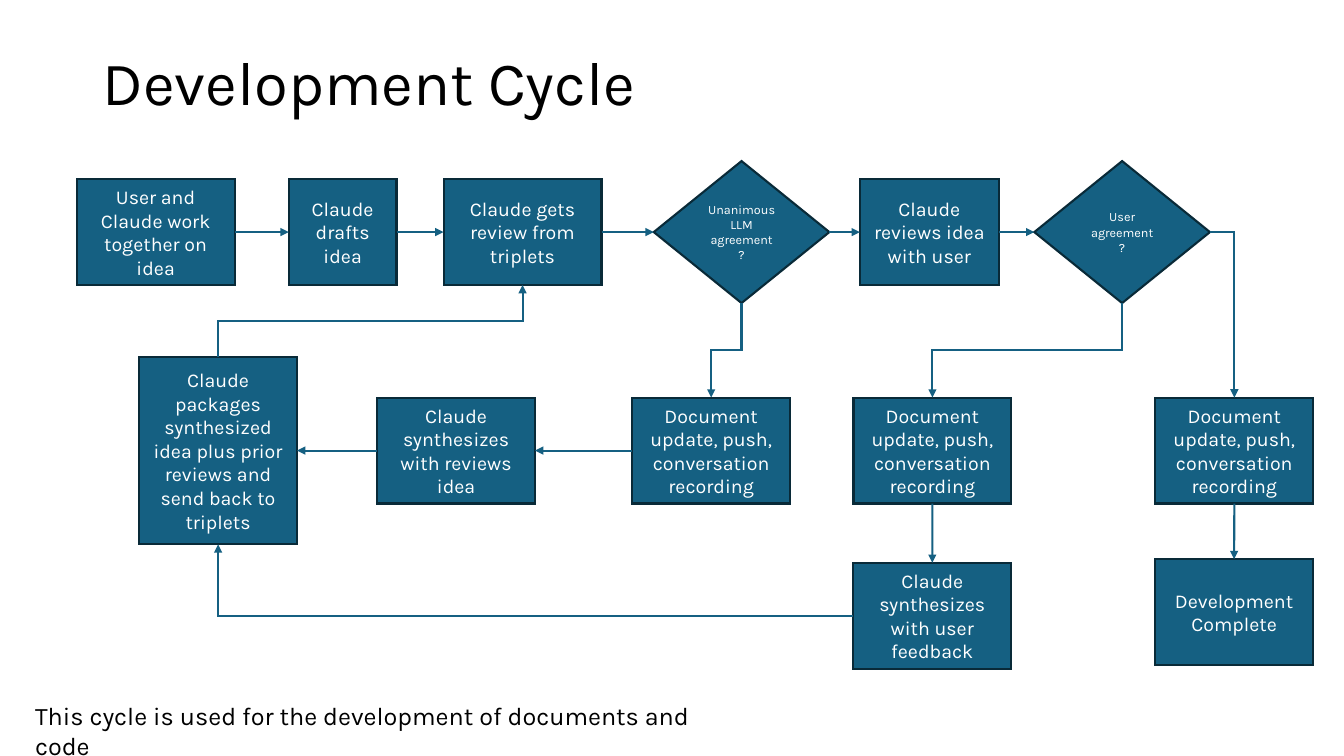
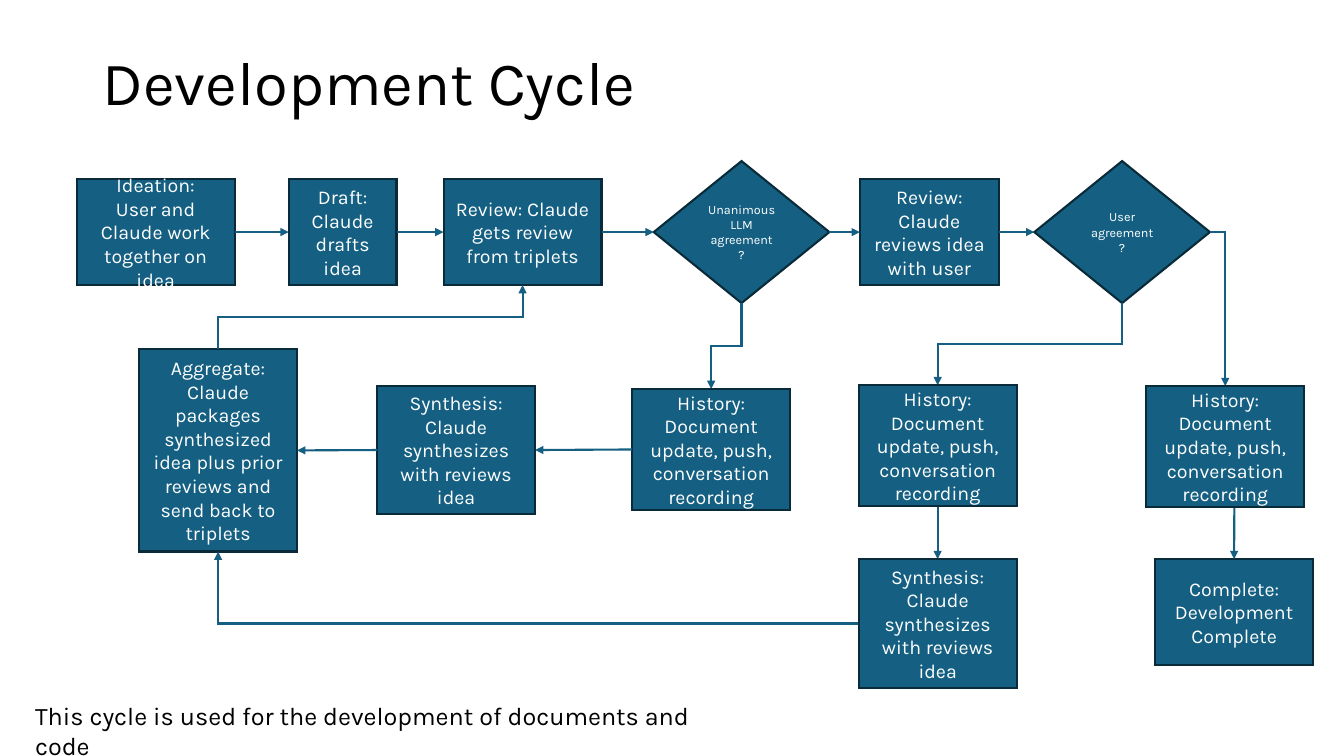
Before and after one commit to rmdevpro/ICCM, a slide deck: slide 3 of architecture/General Architecture.pptx. Drawn at 1344x756 pixels with LibreOffice and Linux fonts; fonts in the diff are those of the drawing. Boxes give left, top, right and bottom in pixels: in the first picture for what was removed or moved away, otherwise in the second. Text is boxed around its words. In the diff, an @@ line names an element or a change of style, - is before the commit and + after.

```diff
--- a/architecture/General Architecture.pptx
+++ b/architecture/General Architecture.pptx
@@ text in rectangle at <box>116,175,194,193</box>: paragraph added @@
+Ideation:
@@ text in rectangle at <box>318,190,367,205</box>: paragraph added @@
+Draft:
@@ text in rectangle at <box>456,202,589,268</box>: text changed @@
-Claude gets review from triplets
+Review: Claude gets review from triplets
@@ text in rectangle at <box>874,190,984,276</box>: text changed @@
-Claude reviews idea with user
+Review: Claude reviews idea with user
@@ elbow arrow moved from (1210, 232) - (1235, 397) to (1210, 232) - (1226, 386) @@
@@ elbow arrow moved from (218, 357) - (522, 285) to (218, 349) - (522, 285) @@
@@ elbow arrow moved from (742, 303) - (712, 397) to (742, 303) - (712, 389) @@
@@ elbow arrow moved from (1122, 303) - (933, 397) to (1122, 303) - (938, 385) @@
@@ rectangle "Aggregate: Claude packages synthesized idea ...": place and size @@
-rectangle "Aggregate: Claude packages synthesized idea ..." at <box>139,357,297,544</box>
+rectangle "Aggregate: Claude packages synthesized idea ..." at <box>139,349,297,552</box>
@@ text in rectangle at <box>154,362,282,545</box>: text changed @@
-Claude packages synthesized idea plus prior reviews and send back to triplets
+Aggregate: Claude packages synthesized idea plus prior reviews and send back to triplets
@@ rectangle "Synthesis: Claude synthesizes with reviews ...": place and size @@
-rectangle "Synthesis: Claude synthesizes with reviews ..." at <box>377,397,535,503</box>
+rectangle "Synthesis: Claude synthesizes with reviews ..." at <box>377,386,535,515</box>
@@ rectangle "History: Document update, push, conversation ...": place and size @@
-rectangle "History: Document update, push, conversation ..." at <box>632,397,790,503</box>
+rectangle "History: Document update, push, conversation ..." at <box>632,389,790,510</box>
@@ rectangle "History: Document update, push, conversation ...": place and size @@
-rectangle "History: Document update, push, conversation ..." at <box>854,397,1012,503</box>
+rectangle "History: Document update, push, conversation ..." at <box>859,385,1017,506</box>
@@ rectangle "History: Document update, push, conversation ...": place and size @@
-rectangle "History: Document update, push, conversation ..." at <box>1155,397,1314,503</box>
+rectangle "History: Document update, push, conversation ..." at <box>1146,386,1305,507</box>
@@ text in rectangle at <box>400,396,511,505</box>: text changed @@
-Claude synthesizes with reviews idea
+Synthesis: Claude synthesizes with reviews idea
@@ text in rectangle at <box>650,396,772,510</box>: text changed @@
-Document update, push, conversation recording
+History: Document update, push, conversation recording
@@ text in rectangle at <box>877,392,999,507</box>: text changed @@
-Document update, push, conversation recording
+History: Document update, push, conversation recording
@@ text in rectangle at <box>1164,393,1286,507</box>: text changed @@
-Document update, push, conversation recording
+History: Document update, push, conversation recording
@@ arrow moved from (933, 504) - (933, 563) to (938, 506) - (938, 560) @@
@@ elbow arrow moved from (854, 616) - (218, 544) to (859, 624) - (218, 552) @@
@@ rectangle "Synthesis: Claude synthesizes with reviews ...": place and size @@
-rectangle "Synthesis: Claude synthesizes with reviews ..." at <box>854,563,1012,668</box>
+rectangle "Synthesis: Claude synthesizes with reviews ..." at <box>859,560,1017,689</box>
@@ text in rectangle at <box>882,570,993,679</box>: text changed @@
-Claude synthesizes with user feedback
+Synthesis: Claude synthesizes with reviews idea
@@ text in rectangle at <box>1175,582,1293,648</box>: text changed @@
-Development Complete
+Complete: Development Complete
```
Also in this commit, not shown: 1 other slide changed, 52 other files.
